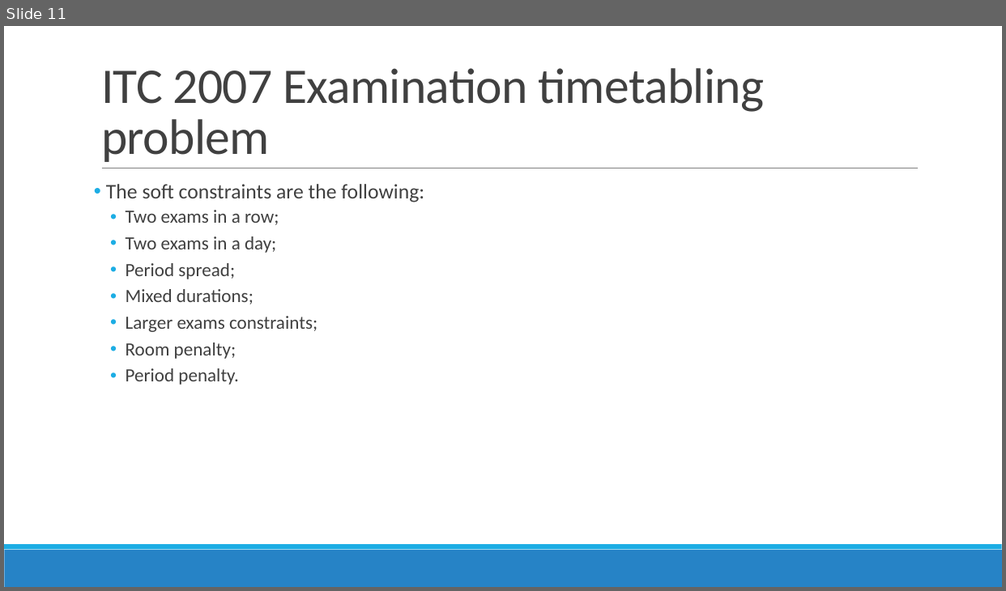
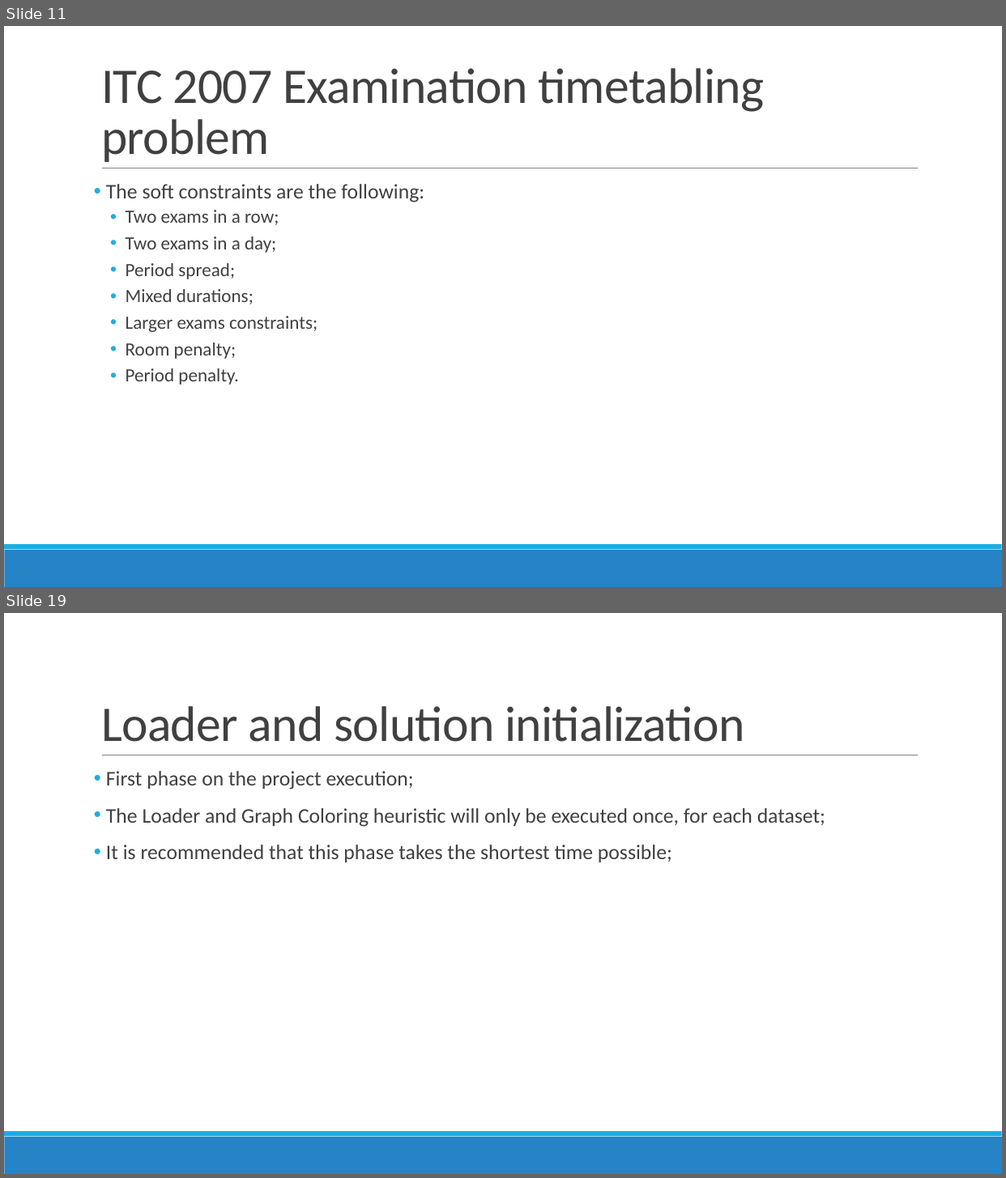
Before and after one commit to devilsdante/isel-examtimetabling-2014-2015, a slide deck: doc/Apresentação Oral/Examination Timetabling Automation using Hybrid Meta-heuristics.pptx. Shown one above the other, each under a label of ours: slide 11 before the commit, slides 11 and 19 after it; the slides between them are not shown. The pictures are 1006x591 and 1006x1178 pixels, drawn with LibreOffice and Linux fonts; fonts in the diff are those of the drawing. Boxes give left, top, right and bottom in pixels: in the first picture for what was removed or moved away, otherwise in the second. Text is boxed around its words. In the diff, an @@ line names an element or a change of style, - is before the commit and + after.

```diff
--- a/doc/Apresentação Oral/Examination Timetabling Automation using Hybrid Meta-heuristics.pptx
+++ b/doc/Apresentação Oral/Examination Timetabling Automation using Hybrid Meta-heuristics.pptx
@@ slide 19 added at bbox=[4, 613, 1002, 1174], background #FFFFFF; not listed: 3 template elements that a slide beside it also shows @@
@@ title added at bbox=[101, 706, 744, 742], 48 pt, text #404040 @@
+Loader and solution initialization
@@ text added at bbox=[106, 771, 825, 862], 20 pt, text #404040 @@
+• First phase on the project execution;
+• The Loader and Graph Coloring heuristic will only be executed once, for each dataset;
+• It is recommended that this phase takes the shortest time possible;
```
Also in this commit, not shown: 1 slide changed, 10 other slides added, 1 slide removed, 1 other file.
